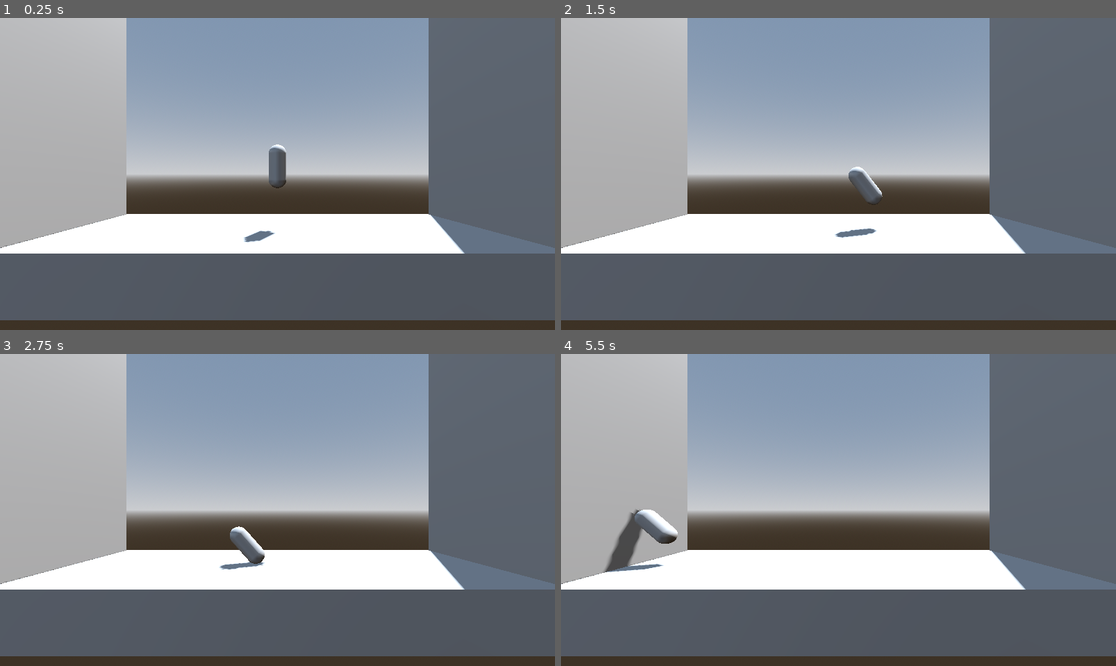
Above: before the commit, frames 1-4 (two rows, left to right).
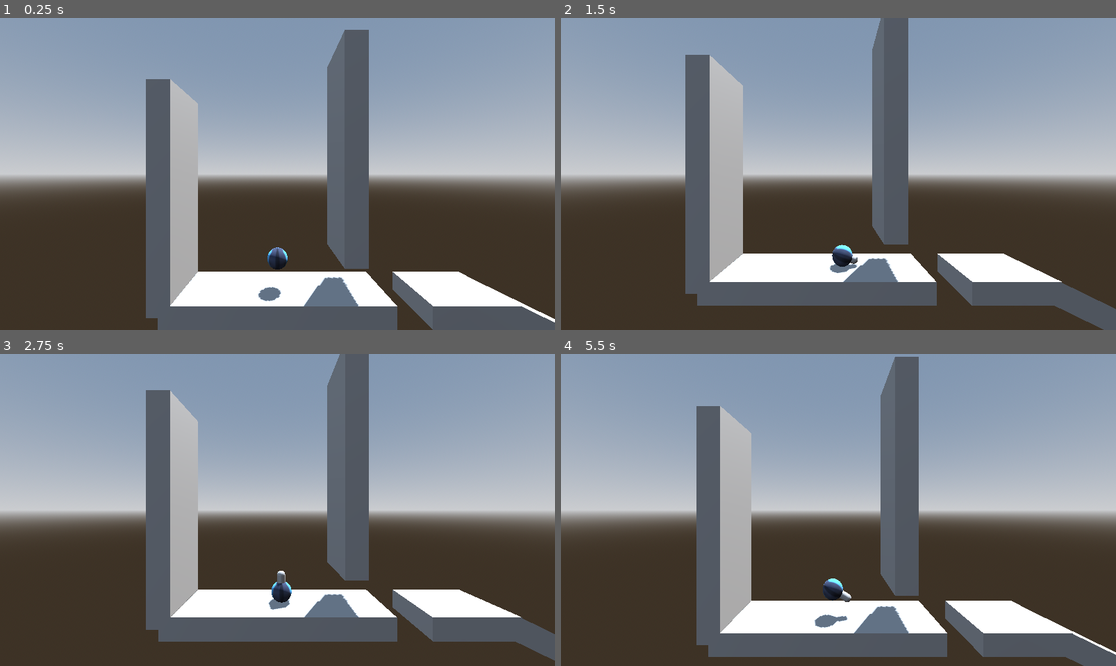
Above: after the commit, the same moments.

Repository: chriscoomber/out-of-your-shell
Game: Godot game, scene res://scenes/main.tscn
Two runs of this game, one before a commit and one after it. Both use one fixed random seed, a clock stepped at 60 frames per second and the inputs below. The engine's default icon, where the game draws it, is replaced by a stand-in: a white triangle on a blue panel in a dark square.
Inputs:
- Up to frame 1 (0.25 s): no input
- Up to frame 2 (1.5 s): tap Enter (ui_accept) at 0.5, 1.35 s; hold Right (ui_right) 0.53-1.28 s; hold Enter (ui_accept) 0.53-1.28 s; hold Left (ui_left) from 1.28 s (still down)
- Up to frame 3 (2.75 s): tap Enter (ui_accept) at 1.52, 1.82 s; release Left (ui_left) at 2.03 s; hold Right (ui_right) from 2.03 s (still down); hold Enter (ui_accept) from 2.03 s (still down)
- Up to frame 4 (5.5 s): release Enter (ui_accept) at 2.78 s; tap Enter (ui_accept) at 2.85, 3.02, 3.32, 4.35, 4.52, 4.82 s; release Right (ui_right) at 3.53 s; hold Enter (ui_accept) 3.53-4.28 s; hold Left (ui_left) from 3.53 s (still down); hold Enter (ui_accept) from 5.03 s (still down)

The runs differ from the first frame. In frame 1, 64% of the frame differs, in the area x 0-100%, y 0-100%; in frame 2, 60%; in frame 3, 61%; in frame 4, 60%.

Commit message:
Rotate the main character, add camera movement

Diff:
--- /dev/null
+++ b/scenes/camera/camera_25d.gd
@@ -0,0 +1,47 @@
+extends Camera3D
+
+@export var target: Node3D = null
+@export var offset: Vector3
+@export var smoothSpeed: float = 2
+
+@export var noiseSpeed: float = 5.0
+@export var noiseStrength: float = 1.0
+#@export var noiseDecay: float = 3.0
+
+@onready var noise: FastNoiseLite = FastNoiseLite.new()
+@onready var rand: RandomNumberGenerator = RandomNumberGenerator.new()
+@onready var noiseOffset: Vector3
+var noise_i: float = 0.0
+
+var cameraTarget: Node3D
+
+func _ready():
+	# find camera target within target node
+	cameraTarget = target.find_child("CameraTarget")
+	# When games starts, snap camera to desired location
+	self.position = cameraTarget.global_position + offset
+
+	# Randomize generated noise
+	rand.randomize()
+	noise.seed = rand.randi()
+
+func _physics_process(delta) -> void:
+	noiseOffset = getNoiseOffset(delta)
+
+	# Smoothly move the camera to the offset away from the target
+	# (and add noise offset)
+	self.position = lerp(self.position,
+		Vector3(cameraTarget.global_position.x, cameraTarget.global_position.y, 0) + offset + noiseOffset,
+		smoothSpeed * delta)
+
+# Function to get noise offset from generated noise
+func getNoiseOffset(delta: float) -> Vector3:
+	noise_i += delta * noiseSpeed
+
+	# Set the x value of each call to get_noise_2d to a different value
+	# so x and y will be reading from unrelated areas of noise
+	# Return vector with y and z offsets since we only move Up/Down/Left/Right
+	return Vector3(
+		0,
+		noise.get_noise_2d(1, noise_i) * noiseStrength,
+		noise.get_noise_2d(100, noise_i) * noiseStrength)
--- a/scenes/main.tscn
+++ b/scenes/main.tscn
@@ -1,6 +1,7 @@
-[gd_scene load_steps=12 format=3 uid="uid://bvvd3ofim54p"]
+[gd_scene load_steps=13 format=3 uid="uid://bvvd3ofim54p"]
 
-[ext_resource type="Script" uid="uid://b023sw2l6b86n" path="res://scenes/character/character.gd" id="1_0wfyh"]
+[ext_resource type="Script" uid="uid://b023sw2l6b86n" path="res://scenes/player/player.gd" id="1_0wfyh"]
+[ext_resource type="Script" uid="uid://ddoc0ruml7yc8" path="res://scenes/camera/camera_25d.gd" id="1_sugp2"]
 [ext_resource type="Texture2D" uid="uid://dhuhli34vow64" path="res://icon.svg" id="3_sugp2"]
 
 [sub_resource type="ProceduralSkyMaterial" id="ProceduralSkyMaterial_1bvp3"]
@@ -49,6 +50,18 @@
 collision_mask = 3
 size = Vector3(10, 1, 3)
 
+[node name="CSGBox3D4" type="CSGBox3D" parent="."]
+transform = Transform3D(1, 0, 0, 0, 1, 0, 0, 0, 1, 8.375, 0, 0)
+use_collision = true
+collision_mask = 3
+size = Vector3(3.75, 1, 3)
+
+[node name="CSGBox3D5" type="CSGBox3D" parent="."]
+transform = Transform3D(0.89908457, 0.4377749, 0, -0.4377749, 0.89908457, 0, 0, 0, 1, 13.841007, -1.8418564, 0)
+use_collision = true
+collision_mask = 3
+size = Vector3(8.53894, 1, 3)
+
 [node name="CSGBox3D2" type="CSGBox3D" parent="."]
 transform = Transform3D(1, 0, 0, 0, 1, 0, 0, 0, 1, -5, 5, 0)
 use_collision = true
@@ -56,19 +69,25 @@
 size = Vector3(1, 10, 3)
 
 [node name="CSGBox3D3" type="CSGBox3D" parent="."]
-transform = Transform3D(1, 0, 0, 0, 1, 0, 0, 0, 1, 5, 5, 0)
+transform = Transform3D(1, 0, 0, 0, 1, 0, 0, 0, 1, 3.3170528, 7.05089, 0)
 use_collision = true
 collision_mask = 3
 size = Vector3(1, 10, 3)
 
-[node name="Camera3D" type="Camera3D" parent="."]
+[node name="Camera3D" type="Camera3D" parent="." node_paths=PackedStringArray("target")]
 transform = Transform3D(1, 0, 0, 0, 1, 0, 0, 0, 1, 0, 1.7019491, 4.5657797)
+script = ExtResource("1_sugp2")
+target = NodePath("../Player")
+offset = Vector3(0, 4, 10)
+smoothSpeed = 8.0
+noiseStrength = 0.0
 
-[node name="Character" type="Node3D" parent="."]
+[node name="Player" type="Node3D" parent="."]
 transform = Transform3D(1, 0, 0, 0, 1, 0, 0, 0, 1, 0, 2.1590405, 0)
 script = ExtResource("1_0wfyh")
 
-[node name="Body" type="RigidBody3D" parent="Character"]
+[node name="Body" type="RigidBody3D" parent="Player"]
+transform = Transform3D(-1, 8.742278e-08, 0, -8.742278e-08, -1, 0, 0, 0, 1, 0, 0, 0)
 collision_layer = 2
 axis_lock_linear_z = true
 axis_lock_angular_x = true
@@ -78,28 +97,37 @@
 continuous_cd = true
 angular_damp = 5.0
 
-[node name="MeshInstance3D" type="MeshInstance3D" parent="Character/Body"]
-visible = false
+[node name="MeshInstance3D" type="MeshInstance3D" parent="Player/Body"]
+transform = Transform3D(-1, 8.742278e-08, 0, -8.742278e-08, -1, 0, 0, 0, 1, 0, 0, 0)
 mesh = SubResource("SphereMesh_7mycd")
 
-[node name="CollisionShape3D" type="CollisionShape3D" parent="Character/Body"]
+[node name="CollisionShape3D" type="CollisionShape3D" parent="Player/Body"]
+transform = Transform3D(-1, 8.742278e-08, 0, -8.742278e-08, -1, 0, 0, 0, 1, 0, 0, 0)
 shape = SubResource("SphereShape3D_272bh")
 
-[node name="Head" type="RigidBody3D" parent="Character"]
+[node name="CameraTarget" type="Node3D" parent="Player/Body"]
+transform = Transform3D(-1, 8.742278e-08, 0, -8.742278e-08, -1, 0, 0, 0, 1, 0, 0, 0)
+
+[node name="Head" type="RigidBody3D" parent="Player"]
+transform = Transform3D(-1, 8.742278e-08, 0, -8.742278e-08, -1, 0, 0, 0, 1, 0, 0, 0)
 collision_layer = 2
 axis_lock_linear_z = true
 axis_lock_angular_x = true
 axis_lock_angular_y = true
+mass = 0.5
 inertia = Vector3(0.1, 0.1, 0.1)
 continuous_cd = true
 
-[node name="MeshInstance3D" type="MeshInstance3D" parent="Character/Head"]
+[node name="MeshInstance3D" type="MeshInstance3D" parent="Player/Head"]
+transform = Transform3D(-1, 8.742278e-08, 0, -8.742278e-08, -1, 0, 0, 0, 1, 0, 0, 0)
 mesh = SubResource("CapsuleMesh_5vw27")
 
-[node name="CollisionShape3D" type="CollisionShape3D" parent="Character/Head"]
+[node name="CollisionShape3D" type="CollisionShape3D" parent="Player/Head"]
+transform = Transform3D(-1, 8.742278e-08, 0, -8.742278e-08, -1, 0, 0, 0, 1, 0, 0, 0)
 shape = SubResource("CapsuleShape3D_kek77")
 
-[node name="Generic6DOFJoint3D" type="Generic6DOFJoint3D" parent="Character"]
+[node name="Generic6DOFJoint3D" type="Generic6DOFJoint3D" parent="Player"]
+transform = Transform3D(-1, 8.742278e-08, 0, -8.742278e-08, -1, 0, 0, 0, 1, 0, 0, 0)
 node_a = NodePath("../Body")
 node_b = NodePath("../Head")
 linear_limit_y/upper_distance = 0.5
--- a/scenes/character/character.gd
+++ b/scenes/player/player.gd
@@ -52,7 +52,7 @@
 	#body.apply_central_force(spring_force)
 	if Input.is_action_just_pressed("ui_accept"):
 		unlock_head()
-	elif not Input.is_action_pressed("ui_accept") and body_to_tongue.length_squared() < 0.01:
+	elif not Input.is_action_pressed("ui_accept") and body_to_tongue.length_squared() < 0.1:
 		lock_head()
 
 	#head.apply_central_impulse(body_to_tongue_unit * IMPULSE_STRENGTH)
Not shown, added: scenes/camera/camera_25d.gd.uid
Renamed: scenes/character/character.gd.uid -> scenes/player/player.gd.uid
